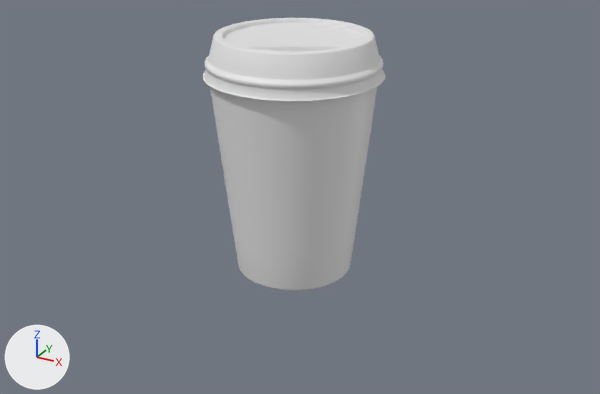
What one commit did to the Blender file public/coffee-cup.blend.
Both versions are drawn from a 50 mm lens placed at (1.14, -2.03, 1.25), pointed at (-0.12, 0.25, 0.11). Arrows for +X, +Y and +Z are at lower left; the lights stay in place. Materials are left out; every surface is plain grey.

The first picture shows 'cup', 'lid'.
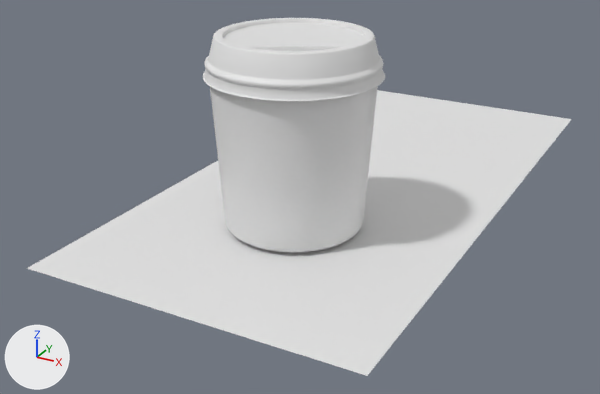
The newer file is also rescaled (x1.89), turned or shifted as a whole; pictures and numbers use the older file's frame.

What changed in the scene script:
```text
Change me_cylinder_007:
    used by ob_cup; location = (0.0, 0.0, 0.0)
    remove me_cylinder_007.from_pydata(...)  # 3773 vertices, 3608 faces; spans x -0.252..0.247, y -0.246..0.253, z 0.0..0.73
    add me_cylinder_007.from_pydata(...)  # 2017 vertices, 1932 faces; spans x -0.252..0.247, y -0.246..0.253, z 0.142..0.644
    me_cylinder_007 part 1: the loose piece of 336 vertices spanning x -0.236..0.23, y -0.23..0.236, z 0.115..0.512 is rebuilt with 336 vertices and now spans x -0.239..0.234, y -0.233..0.24, z 0.255..0.512
    me_cylinder_007 part 2: a new loose piece of 673 vertices spanning x -0.222..0.217, y -0.216..0.223, z 0.142..0.255
    me_cylinder_007 part 3: the loose piece of 840 vertices spanning x -0.192..0.187, y -0.186..0.193, z 0.0..0.115 is deleted
Add me_plane:
    me_plane.from_pydata([(-0.99, -1.14, 0.0), (0.99, -1.14, 0.0), (-0.99, 2.8, 0.0), (0.99, 2.8, 0.0)], [], [(0, 2, 3, 1)])
Add ob_base:
    ob_base = bpy.data.objects.new('base', me_plane)
    ob_base.location = (0.0, 0.0, 0.135)
    ob_base.scale = (0.529, 0.529, 0.529)
```

Location of each change, (x1, y1, x2, y2) in pixels of the pictures (600 x 394 px):
'base', added
    after: (27, 90, 571, 376)
'cup', reshaped
    before: (210, 20, 377, 290)
    after: (210, 86, 378, 252)
part 1 of me_cylinder_007, rebuilt (27% shorter)
    before: (214, 113, 374, 259)
    after: (213, 113, 375, 220)
part 2 of me_cylinder_007, added
    after: (222, 196, 366, 252)
part 3 of me_cylinder_007, deleted
    before: (234, 237, 355, 290)
